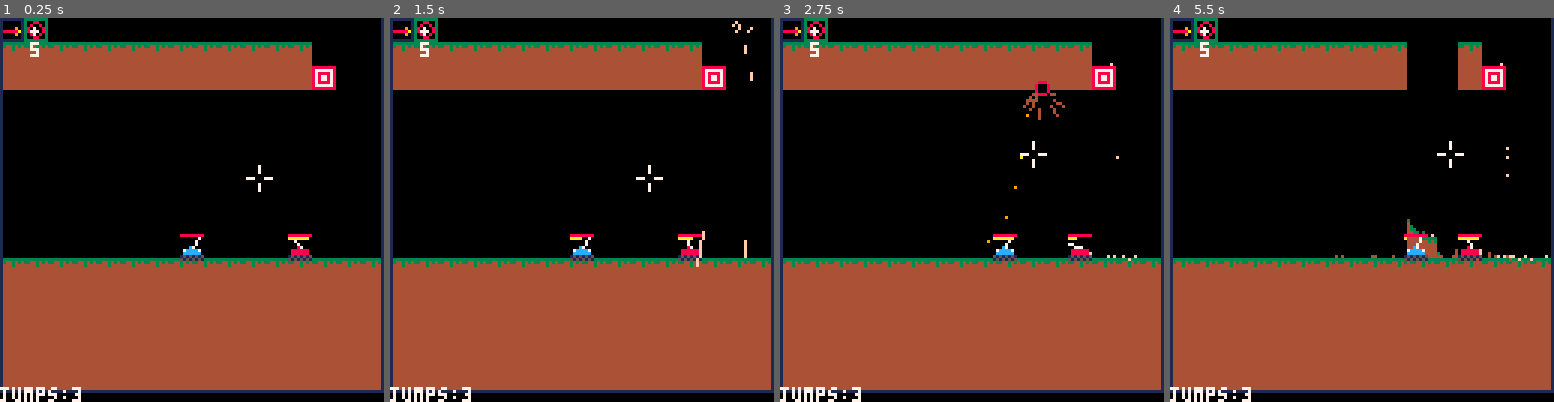
Above: before the commit, frames 1-4 (left to right).
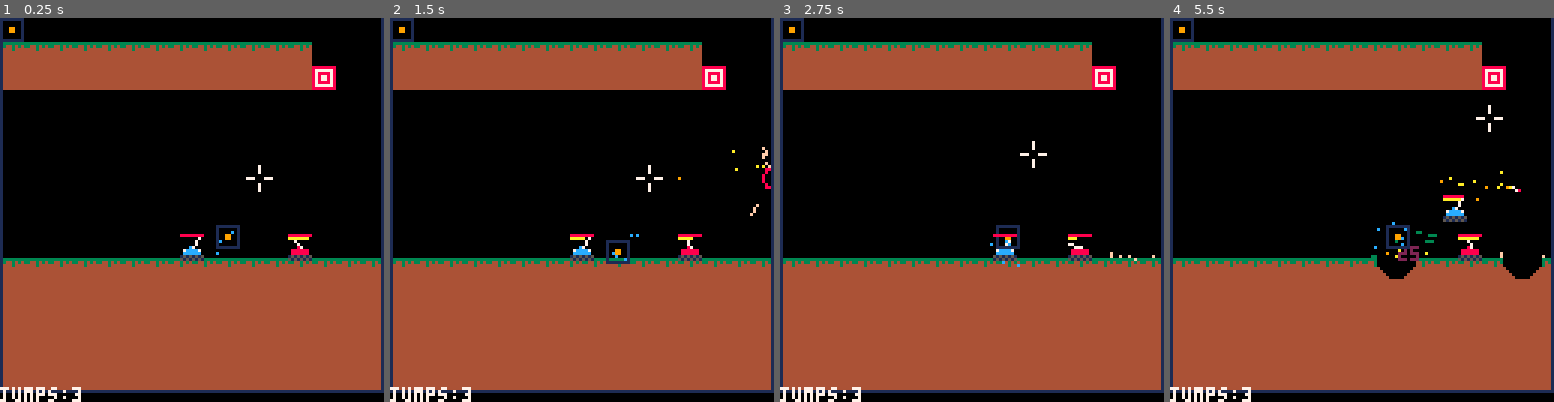
Above: after the commit, the same moments.

Repository: MarrMann/tanks.p8
Game: PICO-8 cartridge tanks.p8
The game is run twice, just before and just after one commit, with the same random seed, the same clock (stepped at 60 frames per second) and the same inputs.
Inputs:
- Up to frame 1 (0.25 s): no input
- Up to frame 2 (1.5 s): tap X (X key) at 0.33, 1.07 s; tap O (Z key) at 0.7 s
- Up to frame 3 (2.75 s): hold Right 1.6-2.1 s; tap O (Z key) at 1.7, 2.1, 2.5 s; tap X (X key) at 1.85 s; hold Up 2.15-2.42 s; hold Right from 2.47 s (still down)
- Up to frame 4 (5.5 s): tap O (Z key) every 0.4 s from 2.9 to 5.3 s; tap X (X key) at 2.97, 4.08, 5.2 s; release Right at 3.03 s; hold Left 3.08-3.58 s; hold Down 3.63-3.97 s; hold Right 4.02-4.68 s; hold Up 4.73-5.03 s; hold Left from 5.08 s (still down)

The runs differ from the first frame. In frame 1, 0.6% of the frame differs, in the area x 0-63%, y 0-62%; in frame 2, 1.0%; in frame 3, 1.0%; in frame 4, 4.5%, in the area x 0-99%, y 0-68%.

Commit message:
Feat: Spawn and draw pickups

Diff:
--- a/tanks.p8
+++ b/tanks.p8
@@ -8,6 +8,14 @@
 	gameover = false
 	wait_t = 0
 	t = 0
+	modifier_names = {}
+	shot_names = {}
+	for k,v in pairs(modifiers) do
+		add(modifier_names, k)
+	end
+	for k,v	in pairs(shot_types) do
+		add(shot_names, k)
+	end
 	p={
 		id = get_entity_id(),
 		x = 64,
@@ -27,18 +35,10 @@
 		cur_cd=0,
 		jumps = 3,
 		shot = {
-			name = shot_types.laser.name,
-			spr = shot_types.laser.spr,
+			name = shot_types.basic.name,
+			spr = shot_types.basic.spr,
 			modifiers = {
-				size = {stacks = 5}
 			},
-			-- child = {
-			-- 	name = shot_types.split.name,
-			-- 	spr = shot_types.split.spr,
-			-- 	modifiers = {
-			-- 	},
-			-- 	child = nil
-			-- }
 		}
 	}
 	load_room(0,0)
@@ -276,6 +276,9 @@
 	map(room.x*16, room.y*16)
 	for de in all(dumb_enemies) do
 		remove_tile(de.x-4,de.y-6)
+	end
+	for p in all(pickups) do
+		remove_tile(p.x,p.y)
 	end
 	memcpy(0x8000, 0x6000, 0x2000)
 end
@@ -1579,17 +1582,20 @@
 }
 targets = {}
 dumb_enemies = {}
+pickups = {}
 hit_texts = {}
 knocked_entities={}
 
 empty_t = 63
 target_t = 62
 enemy_t = 61
+pickup_t = 32
 
 function load_room(x,y)
  -- clear
 	del_table_contents(targets)
 	del_table_contents(dumb_enemies)
+	del_table_contents(pickups)
 	del_table_contents(shots)
 	del_table_contents(map_parts)
 	del_table_contents(parts)
@@ -1644,6 +1650,8 @@
 						child = nil
 					}
 		 	})
+			elseif tile==pickup_t then
+				spawn_pickup(tx*8,ty*8)
 			end
 		end
 	end
@@ -1651,6 +1659,32 @@
 	init_world()
 	check_room_state() --could load room with no enemies
 	fix_player_spawn()
+end
+
+function spawn_pickup(x,y)
+	local is_modifier	= (rnd(1) < 0.66)
+	local type = is_modifier and "modifier" or "shot"
+	local spr, name
+	if is_modifier then
+		while spr == nil do
+			local m = modifiers[rnd(modifier_names)]
+			spr = m.spr
+			name = m.name
+		end
+	else
+		while spr == nil do
+			local s = shot_types[rnd(shot_names)]
+			spr = s.spr
+			name = s.name
+		end
+	end
+
+	add(pickups, {
+		x=x,
+		y=y,
+		spr=spr,
+		name=name,
+	})
 end
 
 function add_modifier(mods, id, stacks)
@@ -1699,6 +1733,21 @@
 			del(hit_texts, ht)
 		end
 	end
+
+	for p in all(pickups) do
+		local draw_y = sin(time()*0.4)*3
+		spr(p.spr, p.x, draw_y + p.y)
+		add(parts, {
+			x=p.x + 4 + rnd(1.5) - 0.75,
+			y=p.y + 4 + draw_y + rnd(1.5) - 0.75,
+			xvel=rnd(1.5) - 0.75,
+			yvel=rnd(1.5) - 0.75,
+			xprev=p.x,
+			yprev=p.y + draw_y,
+			life=10,
+			col=12
+		})
+	end
 end
 
 function check_room_state()
@@ -1807,7 +1856,11 @@
 end
 -->8
 -- todo
--- currently working on: pickups
+-- currently working on: aabb collision
+---
+---need aabb collision check
+---
+---for now, pick them up directly
 
 -- shots:
 -- heavy shot
@@ -1846,6 +1899,10 @@
 --ui showing what pickups you
 ---have. keep them in order of
 ---pickup time for now
+--save pickups and cleared rooms
+---so we don't have to clear
+---rooms again, and can't pickup
+---the same powerup multiple times
 
 --test:
 ---test all modifiers
@@ -1945,7 +2002,7 @@
 3f3f3f3f3f3f3f3f3f3f3f3f3f3f3f3f3f000000000000000000000300000000000000000000000000000000000000000000000000000000000000000000000000000000000000000000000000000000000000000000000000000000000000000000000000000000000000000000000000000000000000000000000000000000
 3f3f3f3f3f3f3f3f3f3f3f3f3f3f3f3f00000000000000000000000300000000000000000000000000000000000000000000000000000000000000000000000000000000000000000000000000000000000000000000000000000000000000000000000000000000000000000000000000000000000000000000000000000000
 3f3f3f3f3f3f3f3f3f3f3f3f3f3f3f3f00000000000000000000000300000000000000000000000000000000000000000000000000000000090800000000000000000000000000000000000000000000000000000000000000000000000000000000000000000000000000000000000000000000000000000000000000000000
-3f3f3f3f3f3f3f3f3f3f3f3f3d3f3f3f00000000000000000000003f00000000000000000000000000000000000000000000000000000009131308000000000000000000000000000000000000000000000000000000000000000000000000000000000000000000000000000000000000000000000000000000000000000000
+3f3f3f3f3f3f3f3f3f203f3f3d3f3f3f00000000000000000000003f00000000000000000000000000000000000000000000000000000009131308000000000000000000000000000000000000000000000000000000000000000000000000000000000000000000000000000000000000000000000000000000000000000000
 0202020202020202020202020202020213131308000000000000003f0000000000003e0000000000000000131313000000000000003f0913131313080000000000000000000000000000000000000000000000000000000000000000000000000000000000000000000000000000000000000000000000000000000000000000
 13131313131313131313131313131313131313131313131313131313131313131313130000000000000000133e131313130000003f0913131313131308003d0000000000000000000000000000000000000000000000000000000000000000000000000000000000000000000000000000000000000000000000000000000000
 1313131313131313131313131313131313131313131313131313131313131313131313131313131313131313131313131313131313131313131313131313131300000000000000000000000000000000000000000000000000000000000000000000000000000000000000000000000000000000000000000000000000000000
